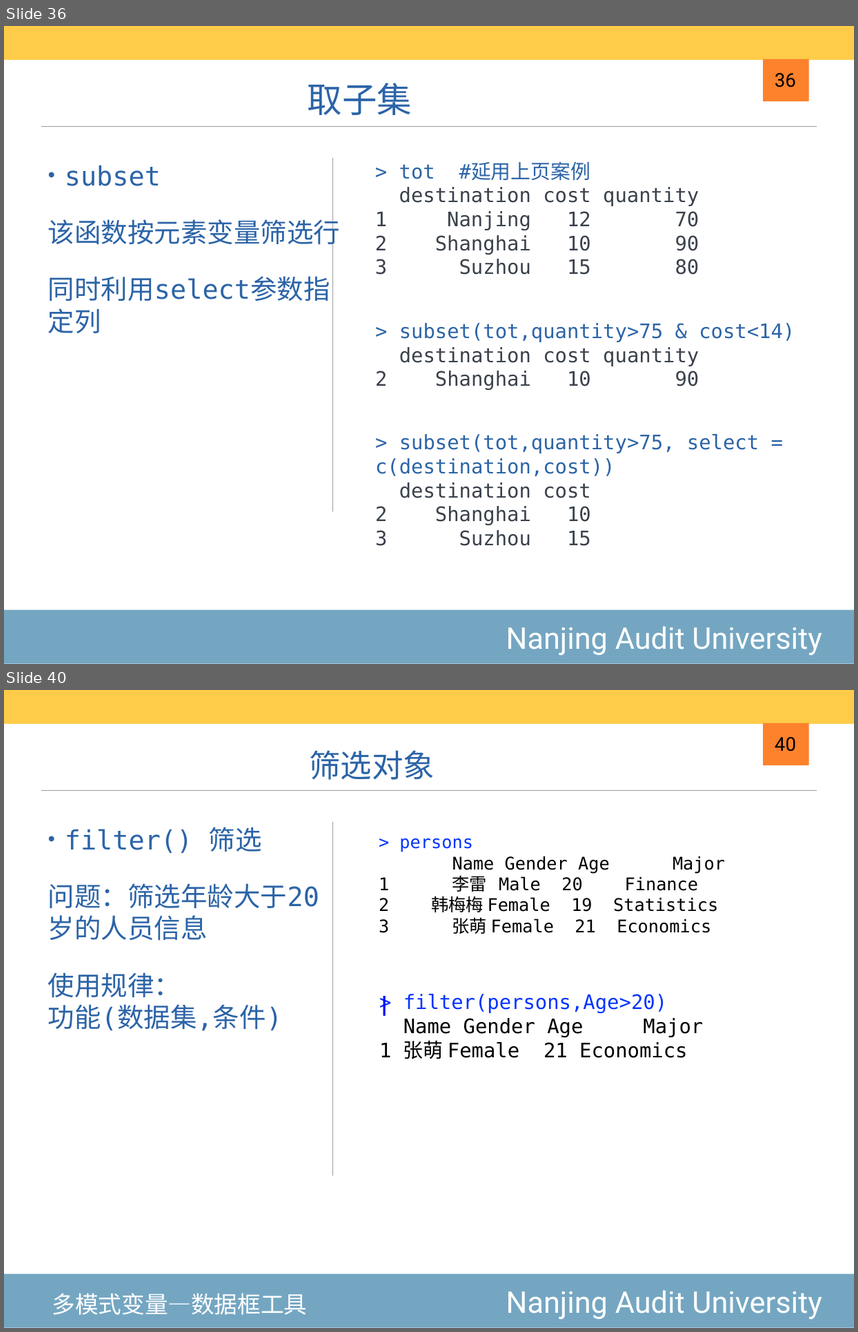
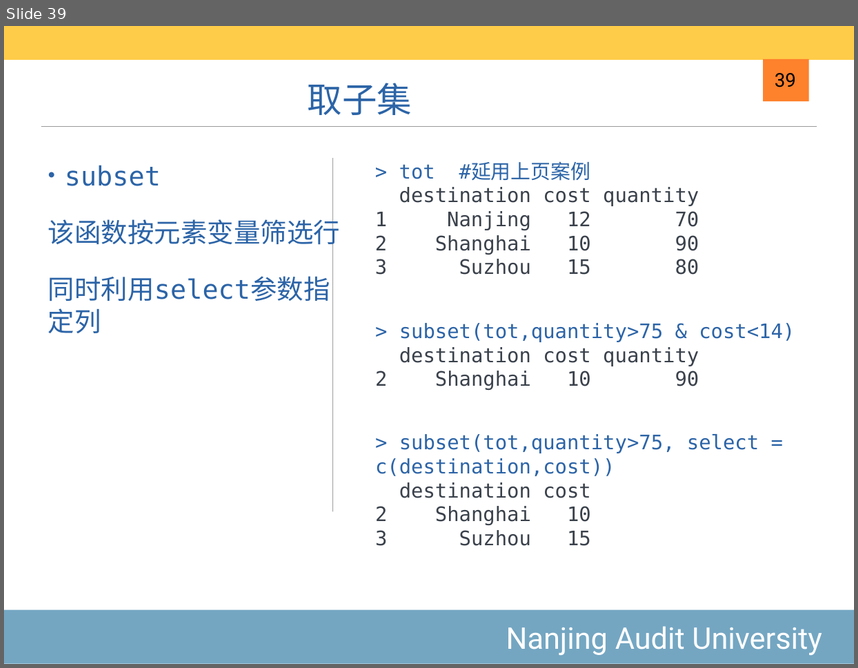
Before and after one commit to exoplanetX/DataAnalytics, a slide deck: 2020-3-高级数据结构.pptx. Shown one above the other, each under a label of ours: slides 36 and 40 before the commit, slide 39 after it; the slides between them are not shown. The pictures are 858x1332 and 858x668 pixels, drawn with LibreOffice and Linux fonts; fonts in the diff are those of the drawing. Boxes give left, top, right and bottom in pixels: in the first picture for what was removed or moved away, otherwise in the second. Text is boxed around its words. In the diff, an @@ line names an element or a change of style, - is before the commit and + after.

```diff
--- a/2020-3-高级数据结构.pptx
+++ b/2020-3-高级数据结构.pptx
@@ slide 40 removed at [4,690,854,1328], background #FFFFFF; not listed: 5 template elements that a slide beside it also shows @@
@@ text removed at [309,750,435,780] @@
-筛选对象
@@ page number removed at [775,737,796,751] @@
-40
@@ text removed at [48,827,319,1031] @@
-• filter() 筛选
-问题：筛选年龄大于20岁的人员信息
-使用规律：
-功能(数据集,条件)
@@ text removed at [379,838,725,934] @@
-> persons
-Name Gender Age Major
-1 李雷 Male 20 Finance
-2 韩梅梅 Female 19 Statistics
-3 张萌 Female 21 Economics
@@ text removed at [375,988,392,1019] @@
-|
@@ text removed at [379,994,703,1058] @@
-> filter(persons,Age>20)
-Name Gender Age Major
-1 张萌 Female 21 Economics
@@ text removed at [52,1292,307,1314] @@
-多模式变量—数据框工具
@@ what was slide 36 is now slide 39 @@
@@ page number at [775,73,796,87]: text changed @@
-36
+39
```
Also in this commit, not shown: 1 slide changed, 5 other slides removed, 1 other file.
